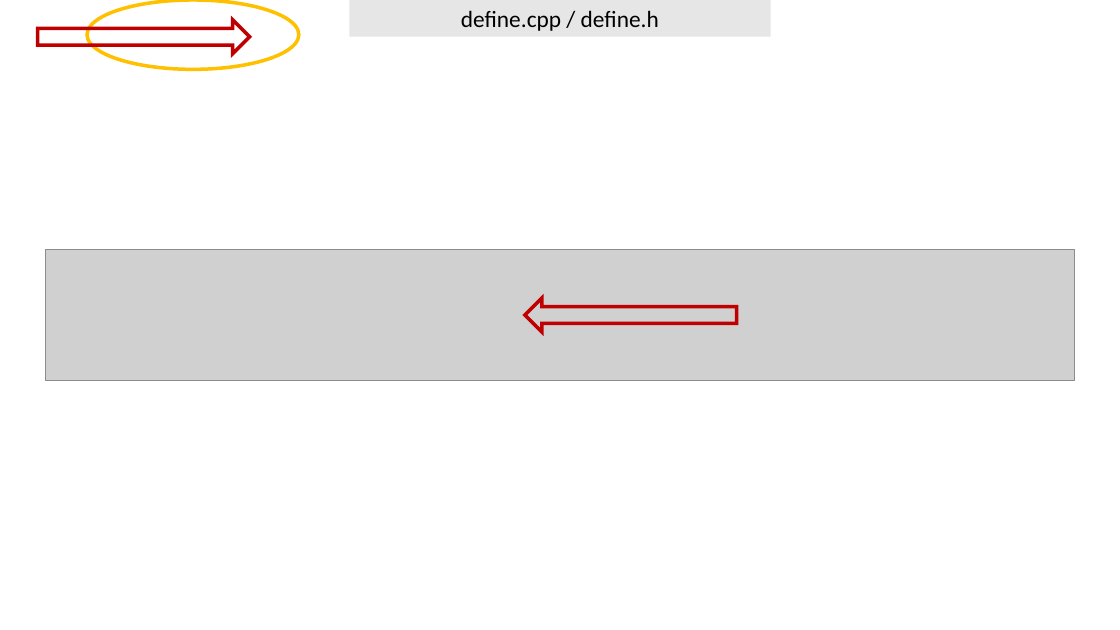
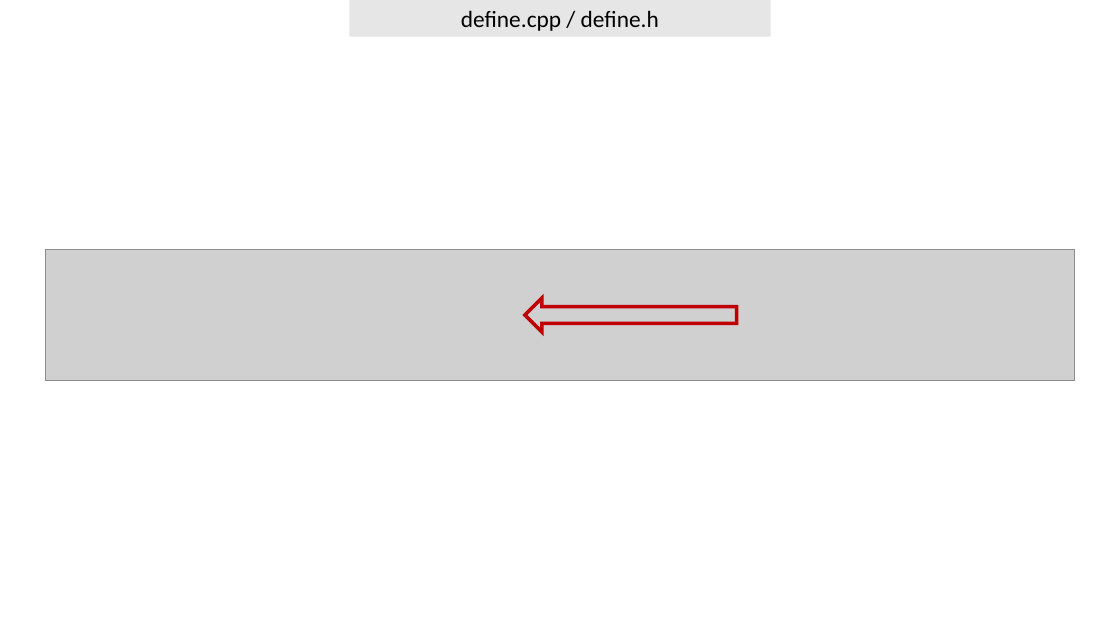
Before and after one commit to NicoJouss/MP_SFL_2019_G4_VICCI, a slide deck: slide 8 of Mini-projet G4 Camoesas-Jousseaume-Lebourhis.pptx. Drawn at 1120x630 pixels with LibreOffice and Linux fonts; fonts in the diff are those of the drawing; grey boxes stand for pictures; background and template pictures are left out. Boxes give left, top, right and bottom in pixels: in the first picture for what was removed or moved away, otherwise in the second. Text is boxed around its words. In the diff, an @@ line names an element or a change of style, - is before the commit and + after.

```diff
--- a/Mini-projet G4 Camoesas-Jousseaume-Lebourhis.pptx
+++ b/Mini-projet G4 Camoesas-Jousseaume-Lebourhis.pptx
@@ right arrow removed at [38,20,250,54] @@
@@ ellipse removed at [87,0,299,70] @@
```
Also in this commit, not shown: 1 other slide changed, 2 slides added, 2 slides removed.
